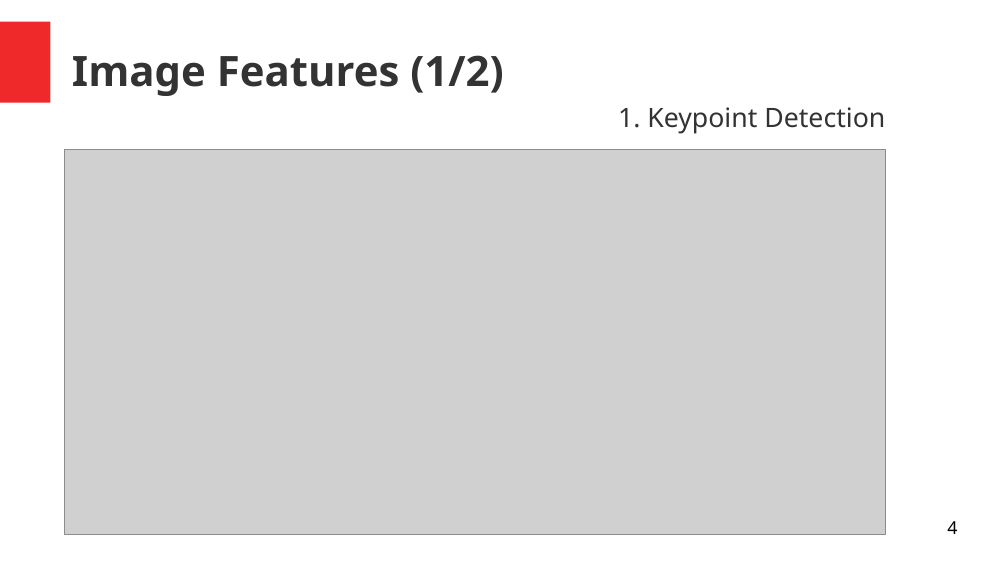
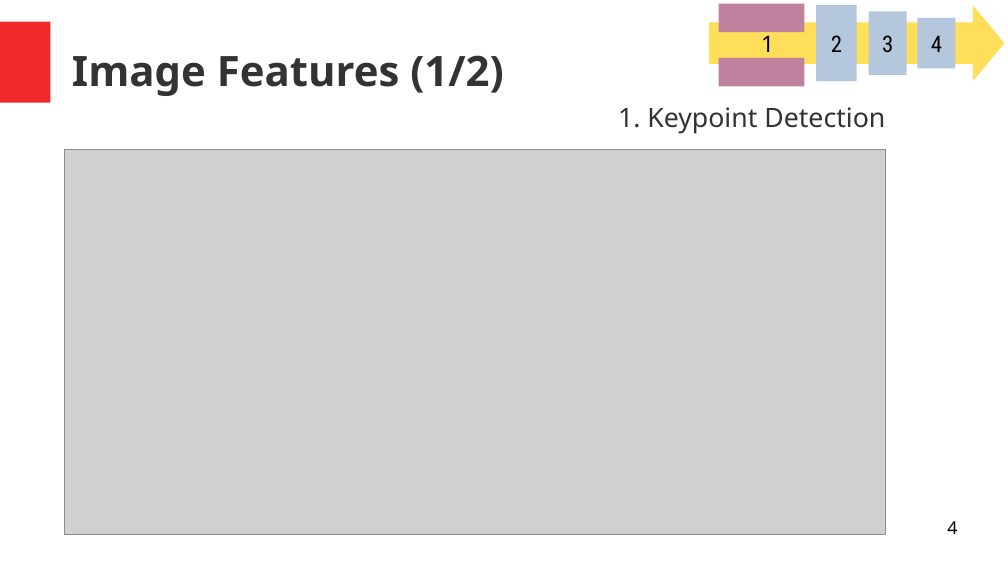
Before and after one commit to leyhline/bukan-collection, a slide deck: slide 4 of slides/03-new-pipeline/new-pipeline.odp. Drawn at 1008x567 pixels with LibreOffice and Linux fonts; fonts in the diff are those of the drawing; grey boxes stand for pictures. Boxes give left, top, right and bottom in pixels: in the first picture for what was removed or moved away, otherwise in the second. Text is boxed around its words. In the diff, an @@ line names an element or a change of style, - is before the commit and + after.

Commit message:
small updates on slides

```diff
--- a/slides/03-new-pipeline/new-pipeline.odp
+++ b/slides/03-new-pipeline/new-pipeline.odp
@@ right arrow added at [710, 5, 1005, 81], fill #FFDE59 @@
@@ rectangle added at [719, 4, 805, 32], fill #BF819E @@
@@ rectangle added at [817, 5, 857, 81], fill #B4C7DC, 18 pt, text #000000 @@
+2
@@ rectangle added at [869, 12, 907, 75], fill #B4C7DC, 18 pt, text #000000 @@
+3
@@ rectangle added at [917, 18, 956, 69], fill #B4C7DC, 18 pt, text #000000 @@
+4
@@ rectangle added at [719, 58, 805, 86], fill #BF819E @@
@@ text added at [761, 31, 774, 52], 18 pt, text #000000 @@
+1
```
Also in this commit, not shown: 5 other slides changed.
